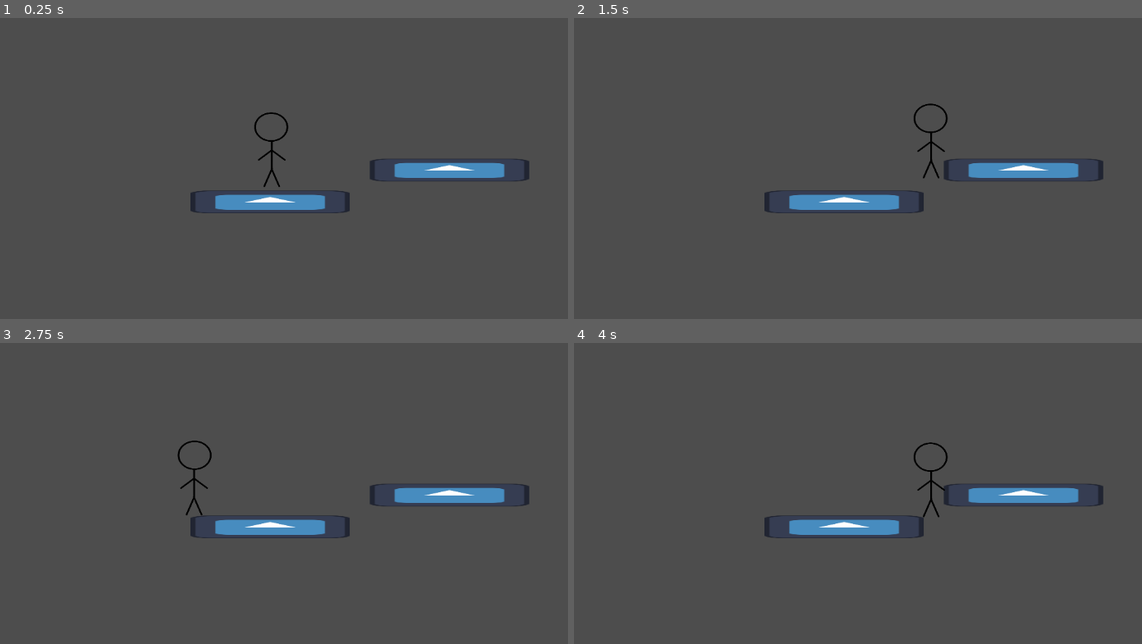
Above: before the commit, frames 1-4 (two rows, left to right).
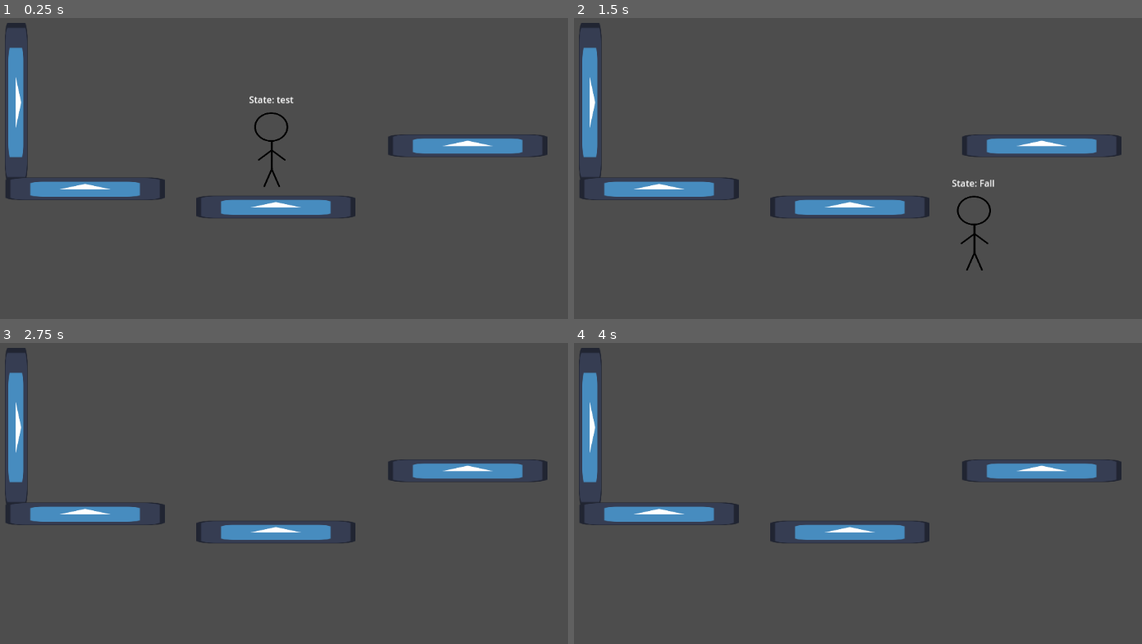
Above: after the commit, the same moments.

Repository: Zofia-Szybalska/ThFaith
Game: Godot game, scene res://scenes/test_scene.tscn
Same seed, same stepped clock (60 frames per second), same inputs: the game is played once before the commit and once after it. The engine's default icon, where the game draws it, is replaced by a stand-in: a white triangle on a blue panel in a dark square.
Inputs:
- Up to frame 1 (0.25 s): no input
- Up to frame 2 (1.5 s): hold D (right) from 0.53 s (still down); tap Ctrl (dash) at 0.6 s; tap Space (jump) at 0.77, 0.8, 1.07, 1.35 s
- Up to frame 3 (2.75 s): tap Space (jump) at 1.52, 1.82, 2.3 s; tap Ctrl (dash) at 1.55, 2.1 s; release D (right) at 2.03 s; hold A (left) from 2.03 s (still down)
- Up to frame 4 (4 s): release A (left) at 2.78 s; hold D (right) from 2.78 s (still down); tap Ctrl (dash) at 2.85 s; tap Space (jump) at 3.02, 3.32, 3.6, 3.77 s

The runs differ from the first frame. In frame 1, 6.4% of the frame differs, in the area x 0-97%, y 1-67%; in frame 2, 6.8%, in the area x 0-97%, y 1-84%; in frame 3, 6.5%; in frame 4, 6.5%.

Commit message:
Add wall jump without pushback from the wall

Diff:
--- a/scenes/player.tscn
+++ b/scenes/player.tscn
@@ -8,6 +8,7 @@
 [ext_resource type="Script" path="res://scripts/Jump.gd" id="6_vfmla"]
 [ext_resource type="Script" path="res://scripts/Fall.gd" id="7_mwuny"]
 [ext_resource type="Script" path="res://scripts/Dash.gd" id="8_1pbqe"]
+[ext_resource type="Script" path="res://scripts/Wall.gd" id="9_djew2"]
 
 [sub_resource type="CapsuleShape2D" id="CapsuleShape2D_rphv7"]
 radius = 23.0
@@ -44,3 +45,16 @@
 
 [node name="Dash" type="Node2D" parent="StateMachine"]
 script = ExtResource("8_1pbqe")
+
+[node name="Wall" type="Node2D" parent="StateMachine"]
+script = ExtResource("9_djew2")
+
+[node name="StateLabel" type="Label" parent="."]
+offset_left = -39.0
+offset_top = -100.0
+offset_right = 40.0
+offset_bottom = -77.0
+text = "State: test"
+
+[node name="RayCast2D" type="RayCast2D" parent="."]
+target_position = Vector2(35, 0)
--- a/scenes/test_scene.tscn
+++ b/scenes/test_scene.tscn
@@ -9,7 +9,7 @@
 [node name="Node2D" type="Node2D"]
 
 [node name="TestPlatform2" type="StaticBody2D" parent="."]
-position = Vector2(840, 501)
+position = Vector2(872, 458)
 metadata/_edit_group_ = true
 
 [node name="CollisionShape2D" type="CollisionShape2D" parent="TestPlatform2"]
@@ -20,7 +20,7 @@
 texture = ExtResource("1_ph5e4")
 
 [node name="TestPlatform" type="StaticBody2D" parent="."]
-position = Vector2(525, 557)
+position = Vector2(535, 566)
 metadata/_edit_group_ = true
 
 [node name="CollisionShape2D" type="CollisionShape2D" parent="TestPlatform"]
@@ -35,3 +35,26 @@
 
 [node name="Player" parent="." instance=ExtResource("2_oifhj")]
 position = Vector2(527, 439)
+
+[node name="TestPlatform4" type="StaticBody2D" parent="."]
+position = Vector2(79, 382)
+rotation = 1.5708
+metadata/_edit_group_ = true
+
+[node name="CollisionShape2D" type="CollisionShape2D" parent="TestPlatform4"]
+shape = SubResource("RectangleShape2D_mj5xg")
+
+[node name="Sprite2D" type="Sprite2D" parent="TestPlatform4"]
+scale = Vector2(2.1875, 0.3125)
+texture = ExtResource("1_ph5e4")
+
+[node name="TestPlatform3" type="StaticBody2D" parent="."]
+position = Vector2(200, 534)
+metadata/_edit_group_ = true
+
+[node name="CollisionShape2D" type="CollisionShape2D" parent="TestPlatform3"]
+shape = SubResource("RectangleShape2D_mj5xg")
+
+[node name="Sprite2D" type="Sprite2D" parent="TestPlatform3"]
+scale = Vector2(2.1875, 0.3125)
+texture = ExtResource("1_ph5e4")
--- a/scripts/Dash.gd
+++ b/scripts/Dash.gd
@@ -18,6 +18,8 @@
 	owner.velocity.x = owner.dash_speed * dash_direction
 	elapsed_dash += delta
 	if elapsed_dash >= dash_duration:
+		if owner.is_on_wall():
+			state_machine.transition_to("Wall")
 		if owner.is_on_floor():
 			owner.can_dash = true
 			if is_equal_approx(owner.velocity.x, 0.0):
--- a/scripts/Fall.gd
+++ b/scripts/Fall.gd
@@ -2,14 +2,18 @@
 
 @export var double_jump_unlocked: bool = false
 @export var coyote_time: float = .15
+@export var wall_coyote_time: float = .1
 var coyote_elapsed: float = 0
 var coyote: bool = false
+var wall_coyote: bool = false
 
 func enter(msg := {}) -> void:
 	coyote_elapsed = 0
 	coyote = false
 	if msg.has("coyote"):
 		coyote = true
+	if msg.has("wall_coyote"):
+		wall_coyote = true
 	pass
 
 func physics_update(delta: float) -> void:
@@ -20,8 +24,10 @@
 		else:
 			state_machine.transition_to("Run")
 		return
+	if owner.is_on_wall() and owner.ray_cast_2d.is_colliding():
+		state_machine.transition_to("Wall")
 	if Input.is_action_just_pressed("jump"):
-		if coyote and coyote_elapsed < coyote_time:
+		if (coyote and coyote_elapsed < coyote_time) or (wall_coyote and coyote_elapsed < wall_coyote_time):
 			state_machine.transition_to("Jump")
 		elif owner.can_double_jump and double_jump_unlocked:
 			owner.can_double_jump = false
--- a/scripts/Idle.gd
+++ b/scripts/Idle.gd
@@ -1,4 +1,5 @@
 extends State
+
 
 func enter(_msg := {}) -> void:
 	owner.velocity = Vector2.ZERO
@@ -7,9 +8,11 @@
 
 func update(_delta: float) -> void:
 	if not owner.is_on_floor():
-		state_machine.transition_to("Fall", {coyote = true})
+		if owner.is_on_wall():
+			state_machine.transition_to("Wall")
+		else:
+			state_machine.transition_to("Fall", {coyote = true})
 		return
-
 	if Input.is_action_just_pressed("jump"):
 		state_machine.transition_to("Jump")
 	if Input.is_action_pressed("left") or Input.is_action_pressed("right"):
--- a/scripts/Jump.gd
+++ b/scripts/Jump.gd
@@ -8,6 +8,10 @@
 	owner.velocity.y = -owner.jump_force
 	if (msg.has("second_jump")):
 		jump_duration = .25
+	if (msg.has("wall_jump")):
+		print("wall jump")
+		jump_duration = .3
+		##TODO pushback
 	elapsed_jump = 0
 
 func physics_update(delta: float) -> void:
@@ -16,7 +20,8 @@
 		state_machine.transition_to("Fall")
 	if Input.is_action_just_pressed("dash") and owner.can_dash:
 		state_machine.transition_to("Dash", {air_dash = true})
-		##TODO gdzies znieminic dash na nieaktywny
+	if owner.is_on_wall() and owner.ray_cast_2d.is_colliding() and (Input.is_action_pressed("left") or Input.is_action_pressed("right")):
+		state_machine.transition_to("Wall")
 	owner.velocity.x = owner.speed * owner.direction
 	if owner.is_on_floor():
 		if is_equal_approx(owner.velocity.x, 0.0):
--- a/scripts/Run.gd
+++ b/scripts/Run.gd
@@ -7,12 +7,11 @@
 
 func physics_update(delta: float) -> void:
 	if not owner.is_on_floor():
-		state_machine.transition_to("Fall", {coyote = true})
+		if owner.is_on_wall():
+			state_machine.transition_to("Wall")
+		else:
+			state_machine.transition_to("Fall", {coyote = true})
 		return
-
-	# We move the run-specific input code to the state.
-	# A good alternative would be to define a `get_input_direction()` function on the `Player.gd`
-	# script to avoid duplicating these lines in every script.
 	owner.velocity.x = owner.speed * owner.direction
 	owner.velocity.y += owner.gravity * delta
 	if Input.is_action_just_pressed("jump"):
--- /dev/null
+++ b/scripts/Wall.gd
@@ -0,0 +1,29 @@
+extends State
+
+var sliding:bool = false
+var max_gravity = 250
+
+func enter(_msg := {}) -> void:
+	sliding = false
+
+func physics_update(delta: float) -> void:
+	if not sliding and owner.ray_cast_2d.is_colliding() and (Input.is_action_pressed("left") or Input.is_action_pressed("right")):
+		sliding = true
+	if Input.is_action_just_pressed("dash") and owner.can_dash:
+		state_machine.transition_to("Dash", {air_dash = true})
+	if not owner.is_on_wall():
+		if owner.is_on_floor():
+			owner.can_dash = true
+			if is_equal_approx(owner.velocity.x, 0.0):
+				state_machine.transition_to("Idle")
+			else:
+				state_machine.transition_to("Run")
+		else:
+			state_machine.transition_to("Fall")
+	if sliding:
+		owner.velocity.y = clamp(owner.velocity.y + owner.gravity * 0.5 * delta, 0, max_gravity)
+	else:
+		owner.velocity.y += owner.gravity * delta
+	if Input.is_action_just_pressed("jump"):
+		state_machine.transition_to("Jump", {wall_jump = true})
+	owner.velocity.x = owner.speed * owner.direction
--- a/scripts/player.gd
+++ b/scripts/player.gd
@@ -9,14 +9,20 @@
 
 @onready var fsm := $StateMachine
 
+@onready var state_label = $StateLabel
+@onready var ray_cast_2d = $RayCast2D
+
 var can_double_jump: bool = true
 var can_dash: bool = true
 var direction = 1
+
 
 func _physics_process(_delta):
 	direction = Input.get_axis("left", "right")
 	if direction == 1:
 		sprite.flip_h = false
+		ray_cast_2d.target_position *= direction
 	elif direction == -1:
 		sprite.flip_h = true
+		ray_cast_2d.target_position *= direction
 	move_and_slide()
--- a/scripts/state_machine.gd
+++ b/scripts/state_machine.gd
@@ -28,5 +28,6 @@
 		return
 	state.exit()
 	state = get_node(target_state_name)
+	owner.state_label.text = "State: " + target_state_name
 	state.enter(msg)
 	emit_signal("transitioned", state.name)
Not shown: 1 places in scenes/player.tscn that only renumber resources
